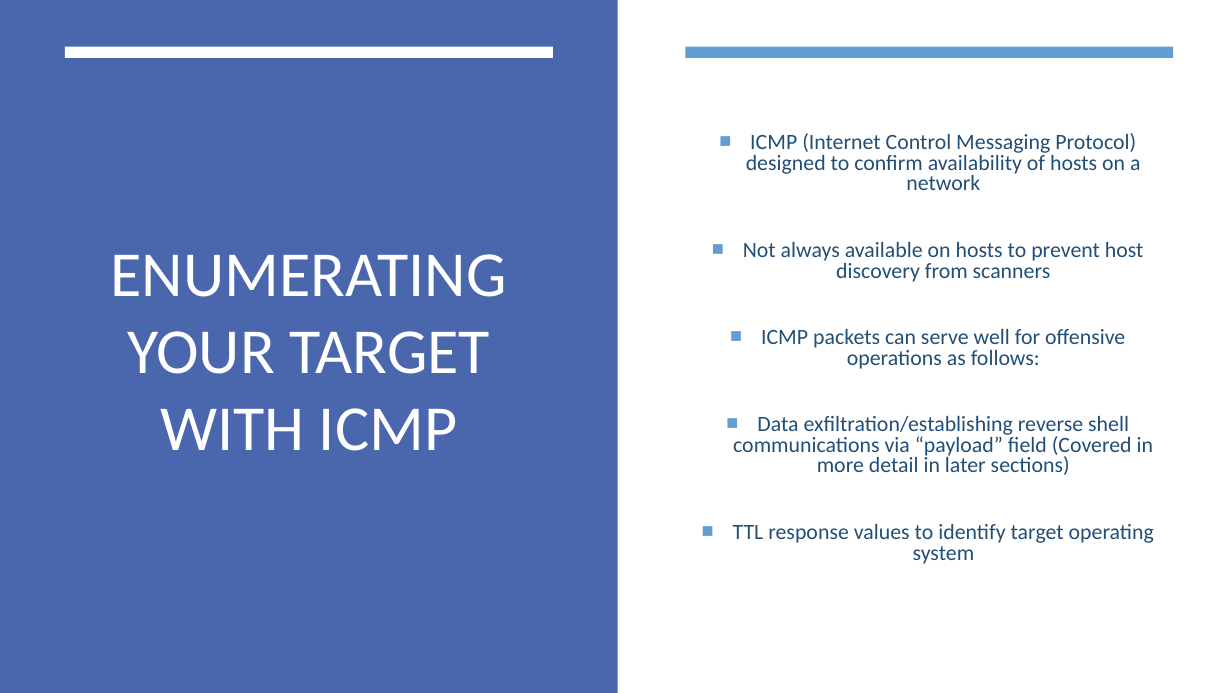
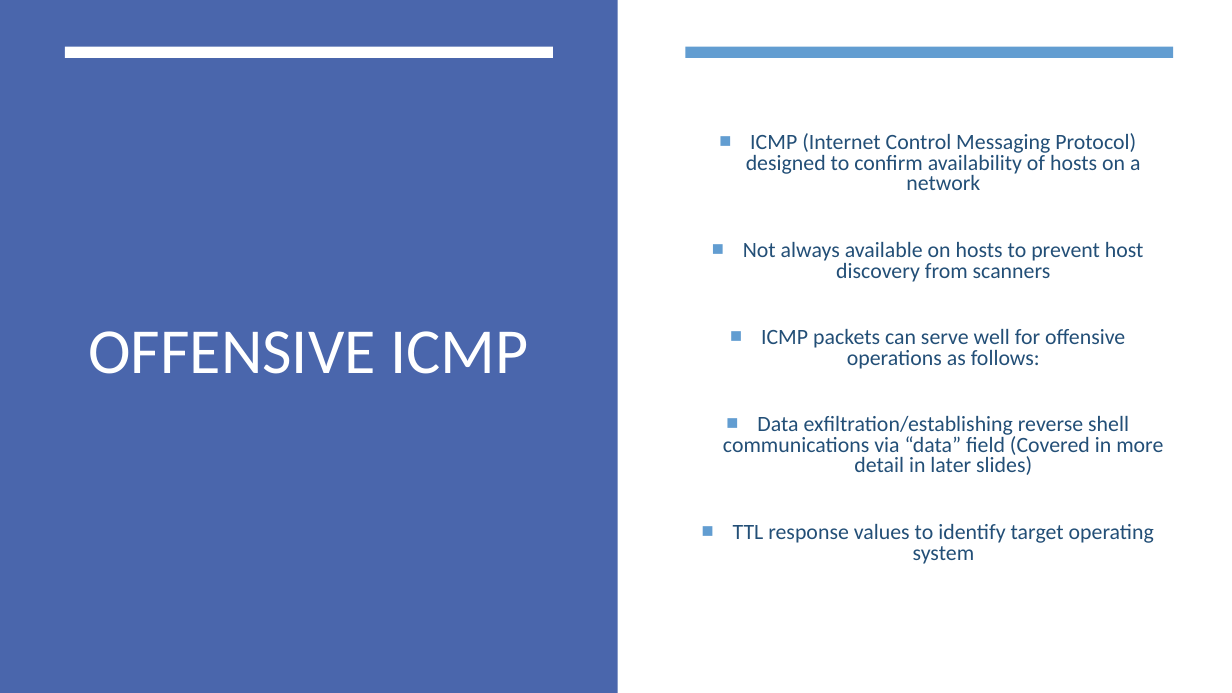
Before and after one commit to aqeebhussain122/hpc-offensive-security, a slide deck: slide 4 of Offensive Security Tactics for Linux Professionals - Active Reconnaissance.pptx. Drawn at 1232x693 pixels with LibreOffice and Linux fonts; fonts in the diff are those of the drawing. Boxes give left, top, right and bottom in pixels: in the first picture for what was removed or moved away, otherwise in the second. Text is boxed around its words. In the diff, an @@ line names an element or a change of style, - is before the commit and + after.

```diff
--- a/Offensive Security Tactics for Linux Professionals - Active Reconnaissance.pptx
+++ b/Offensive Security Tactics for Linux Professionals - Active Reconnaissance.pptx
@@ title at (88, 331, 528, 374): text changed @@
-ENUMERATING YOUR TARGET WITH ICMP
+OFFENSIVE ICMP
@@ text at (723, 416, 1163, 475): text changed @@
-■ Data exfiltration/establishing reverse shell communications via “payload” field (Covered in more detail in later sections)
+■ Data exfiltration/establishing reverse shell communications via “data” field (Covered in more detail in later slides)
```
Also in this commit, not shown: 4 other slides changed, 3 slides added.
